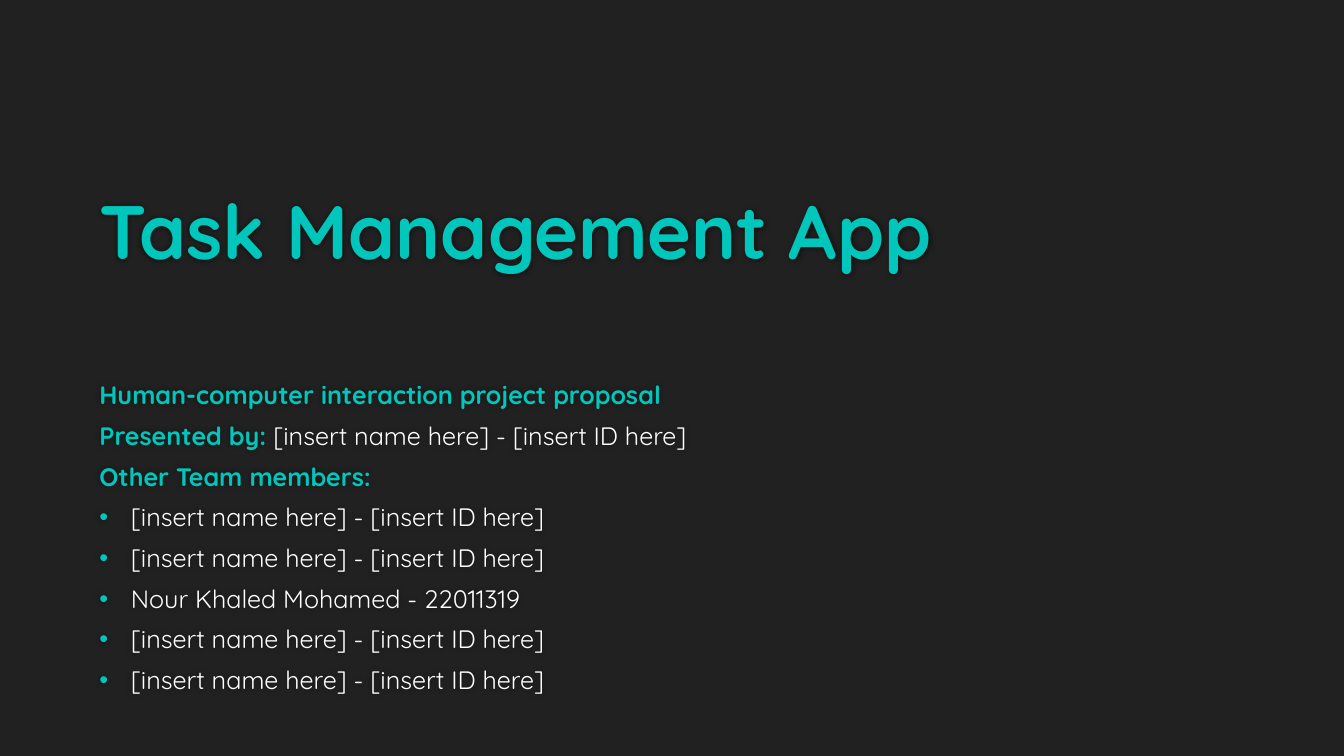
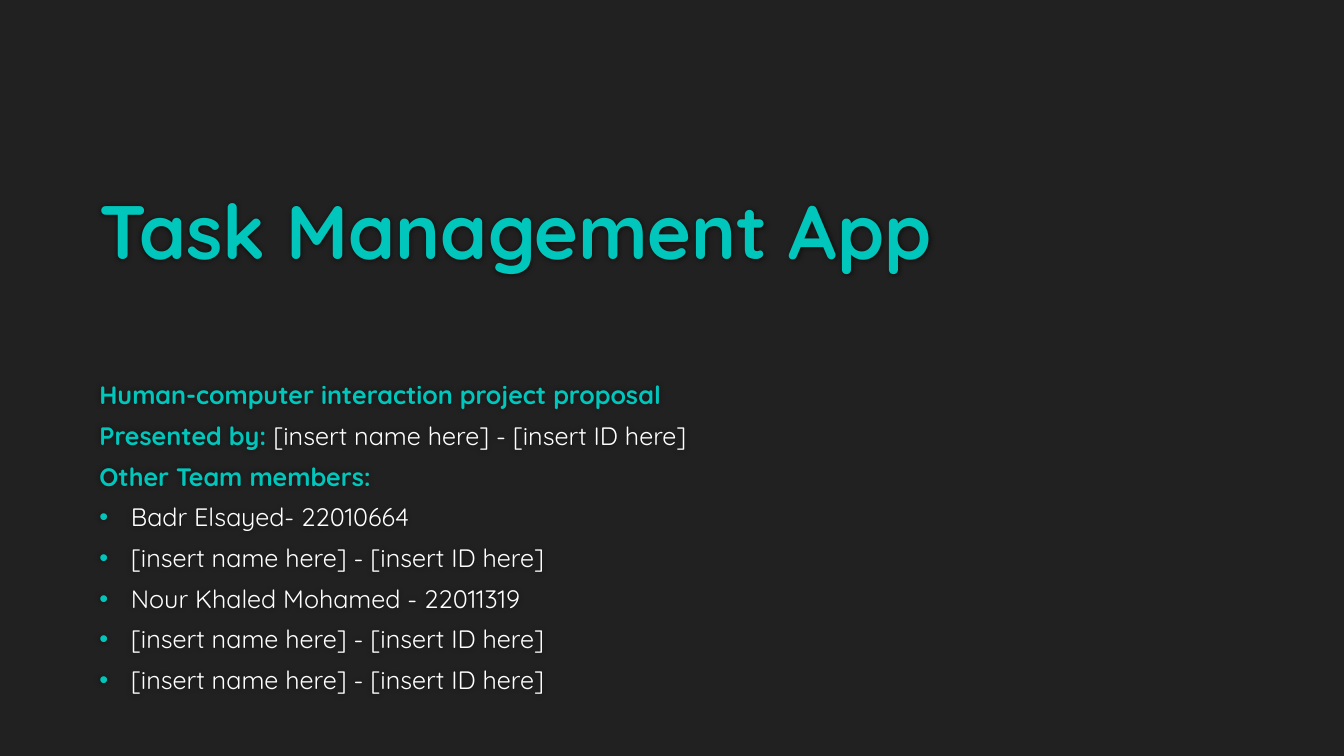
Before and after one commit to BadrGello/Task-Management-App, a slide deck: slide 1 of Documents/HCI Project Proposal.pptx. Drawn at 1344x756 pixels with LibreOffice and Linux fonts; fonts in the diff are those of the drawing; background and template pictures are left out. Boxes give left, top, right and bottom in pixels: in the first picture for what was removed or moved away, otherwise in the second. Text is boxed around its words. In the diff, an @@ line names an element or a change of style, - is before the commit and + after.

```diff
--- a/Documents/HCI Project Proposal.pptx
+++ b/Documents/HCI Project Proposal.pptx
@@ subtitle at [131, 507, 409, 531]: text changed @@
-• [insert name here] - [insert ID here]
+• Badr Elsayed- 22010664
```
Also in this commit, not shown: 1 other slide changed, 2 other files.
